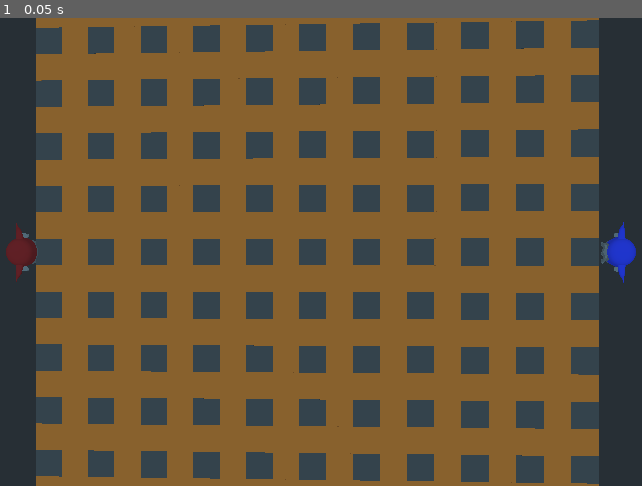
Above: before the commit, frame 1.
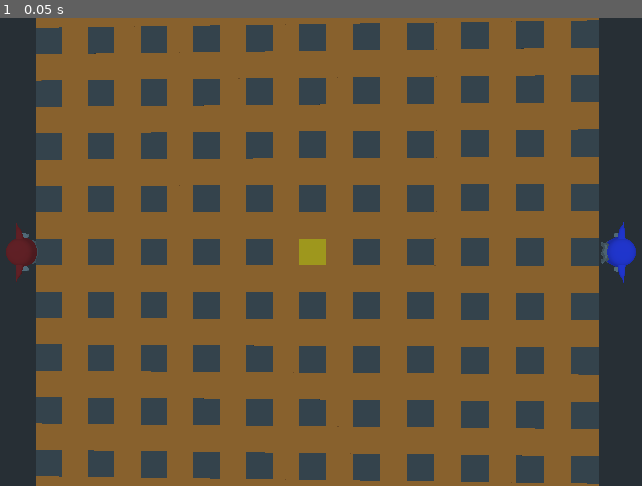
Above: after the commit, the same moment.

Repository: voidexp/ggj23
Game: Godot game, scene res://main.tscn
The game is run twice, just before and just after one commit, with the same random seed, the same clock (stepped at 60 frames per second) and the same inputs.
Inputs:
- Up to frame 1 (0.05 s): no input

The runs differ from the first frame. In frame 1, 0.2% of the frame differs, in the area x 46-51%, y 47-53%.

Commit message:
Added gold

Diff:
--- /dev/null
+++ b/game/gold_block.tscn
@@ -0,0 +1,19 @@
+[gd_scene load_steps=4 format=2]
+
+[sub_resource type="BoxShape" id=1]
+extents = Vector3( 0.5, 0.5, 0.5 )
+
+[sub_resource type="CubeMesh" id=2]
+size = Vector3( 1, 1, 1 )
+
+[sub_resource type="SpatialMaterial" id=3]
+albedo_color = Color( 0.968627, 0.721569, 0.0705882, 1 )
+
+[node name="StaticBody" type="StaticBody"]
+
+[node name="CollisionShape" type="CollisionShape" parent="."]
+shape = SubResource( 1 )
+
+[node name="CSGMesh" type="CSGMesh" parent="."]
+mesh = SubResource( 2 )
+material = SubResource( 3 )
--- a/game/level_map.gd
+++ b/game/level_map.gd
@@ -7,10 +7,13 @@
 
 export(PackedScene) var soil_brick
 export(PackedScene) var rock_brick
+export(PackedScene) var gold_brick
 export var size_x = 21
 export var size_z = 21
 
 var GROUND_THICKNESS = 0.1
+
+var tile_map = []
 
 # Called when the node enters the scene tree for the first time.
 func _ready():
@@ -26,11 +29,18 @@
 	for i in range(size_x):
 		for j in range(size_z):
 			var position = Vector3(start_x + i, y_pos, start_z + j)
-			var brick_class = soil_brick if (i % 2 == 1) or (j % 2 == 1) else rock_brick
-			var new_brick = brick_class.instance()
+			var new_brick = __get_block_by_position(i, j).instance()
 
 			add_child(new_brick)
 			new_brick.translate(position)
+
+func __get_block_by_position(i, j):
+	if i == ceil(size_x/2) and j == ceil(size_z/2):
+		return gold_brick
+	if (i % 2 == 1) or (j % 2 == 1):
+		return soil_brick
+	return rock_brick
+
 
 func __init_ground():
 	var ground_size = Vector3(size_x/2, GROUND_THICKNESS/2, size_z/2)
--- a/game/level_map_root.tscn
+++ b/game/level_map_root.tscn
@@ -1,9 +1,10 @@
-[gd_scene load_steps=7 format=2]
+[gd_scene load_steps=8 format=2]
 
 [ext_resource path="res://level_map.gd" type="Script" id=1]
 [ext_resource path="res://Ground.gd" type="Script" id=2]
 [ext_resource path="res://soil_block.tscn" type="PackedScene" id=3]
 [ext_resource path="res://rock_block.tscn" type="PackedScene" id=4]
+[ext_resource path="res://gold_block.tscn" type="PackedScene" id=5]
 
 [sub_resource type="BoxShape" id=4]
 extents = Vector3( 10, 0.05, 10 )
@@ -15,6 +16,7 @@
 script = ExtResource( 1 )
 soil_brick = ExtResource( 3 )
 rock_brick = ExtResource( 4 )
+gold_brick = ExtResource( 5 )
 
 [node name="Ground" type="StaticBody" parent="."]
 script = ExtResource( 2 )
